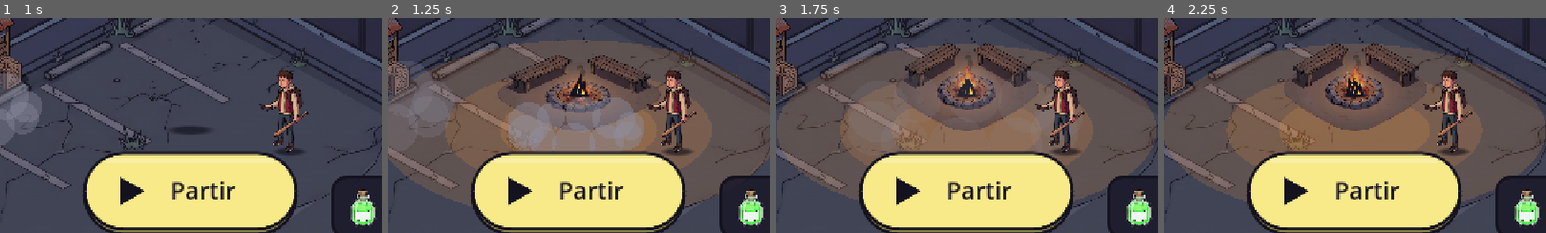
Above: before the commit, frames 1-4 (left to right).
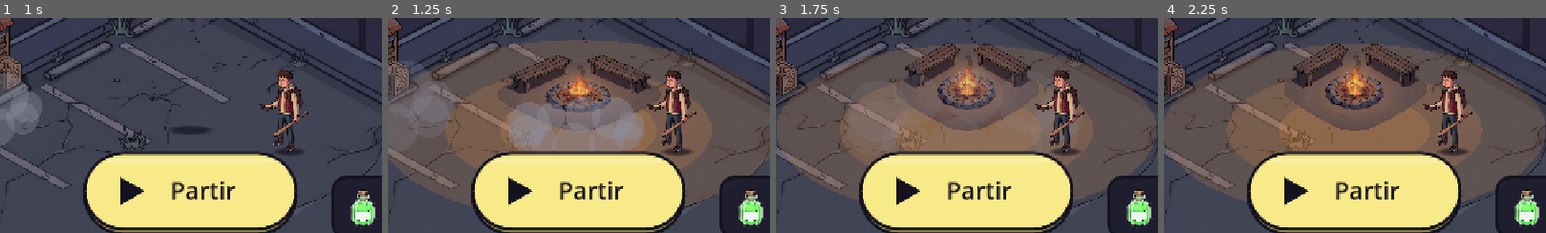
Above: after the commit, the same moments.

Repository: Krocky/zombie-escape
Game: Godot game, scene res://scenes/base.tscn
The game is run twice, just before and just after one commit, with the same random seed, the same clock (stepped at 60 frames per second) and the same inputs. This scene is started directly instead of the project's main scene.
Inputs (mouse positions are % of the whole screen's width and height, from its top left):
- Up to frame 1 (1 s): tap Enter at 0.5 s; move the mouse to (72, 45) at 0.52 s; click (72, 45) at 0.67 s
- Up to frame 2 (1.25 s): no input
- Up to frame 3 (1.75 s): drag from (30, 55) to (45, 70) at 1.27 s
- Up to frame 4 (2.25 s): move the mouse to (60, 28) at 2.02 s; click (60, 28) at 2.17 s
The pictures show only the part of the screen within x 25-75%, y 44-94%; the shares and areas given below are measured in that part.

Frame 1 is identical in both runs. In frame 2, 0.3% of the frame differs, in the area x 47-53%, y 25-37%; in frame 3, 0.3%; in frame 4, 0.3%, in the area x 47-53%, y 27-37%.

Commit message:
Base : flammes animées semi-transparentes sur le feu de base_campfire
Co-Authored-By: Claude Opus 5.5 <noreply@anthropic.com>
Claude-Session: https://claude.ai/code/session_01KmYXfnrxqLhPAUvKKJdCtN

Diff:
--- a/scripts/base.gd
+++ b/scripts/base.gd
@@ -52,6 +52,8 @@
 ## base_campfire : base des flammes (pixels de l'image), et taille des flammes animées (multipliée par l'échelle)
 const FEU_IMAGE := Vector2(240, 178)
 const FEU_FLAMMES := 0.55
+## Opacité des flammes animées sur base_campfire (sans contour) : le feu peint de l'image reste visible dessous
+const FEU_OPACITE := 0.5
 ## base_floodlight : centre des trois phares (pixels de l'image)
 const PHARE_IMAGE := Vector2(110, 60)
 ## base_floodlight est très haut (1,4 x l'abri) : dessiné un peu plus petit pour tenir sous les boutons du haut
@@ -362,10 +364,10 @@
 		draw_circle(pieds + d - Vector2(0, 20.0 * t * e), r, Color(Palette.PIERRE.lightened(0.3), alpha))
 
 
-## Flammes animées par-dessus le feu de l'image base_campfire.
+## Flammes animées semi-transparentes par-dessus le feu de l'image base_campfire.
 func _flammes(pieds: Vector2, echelle: float) -> void:
 	var centre := Images.v3_point("base_campfire", FEU_IMAGE, pieds, echelle)
-	_flammes_et_etincelles(centre, echelle * FEU_FLAMMES)
+	_flammes_et_etincelles(centre, echelle * FEU_FLAMMES, FEU_OPACITE)
 
 
 ## Lumière des trois phares du projecteur, qui tombe sur le sol devant lui.
@@ -555,13 +557,15 @@
 
 
 ## Trois flammes qui dansent et des étincelles qui montent (feu de secours, ou par-dessus base_campfire).
-func _flammes_et_etincelles(centre: Vector2, e: float) -> void:
+## opacite < 1 : flammes transparentes et sans contour (sur l'image).
+func _flammes_et_etincelles(centre: Vector2, e: float, opacite := 1.0) -> void:
+	var contour := opacite >= 1.0
 	for k in 3:
 		var dx := (k - 1) * 22.0 * e
 		var haut := (95.0 - absf(k - 1) * 30.0 + 14.0 * sin(_temps * 9.0 + k * 2.1)) * e
 		var penche := 10.0 * sin(_temps * 5.0 + k) * e
-		_flamme(centre + Vector2(dx, -4 * e), 24.0 * e, haut, penche, Palette.FEU)
-		_flamme(centre + Vector2(dx, -4 * e), 12.0 * e, haut * 0.55, penche * 0.6, Palette.FEU_COEUR, false)
+		_flamme(centre + Vector2(dx, -4 * e), 24.0 * e, haut, penche, Color(Palette.FEU, opacite), contour)
+		_flamme(centre + Vector2(dx, -4 * e), 12.0 * e, haut * 0.55, penche * 0.6, Color(Palette.FEU_COEUR, opacite), false)
 	for k in 5:
 		var vie := fmod(_temps * 0.7 + k * 0.23, 1.0)
 		var p := centre + Vector2(sin(k * 3.7 + _temps * 2.0) * 30.0, -60.0 - vie * 140.0) * e
Not shown, changed: CLAUDE.md
